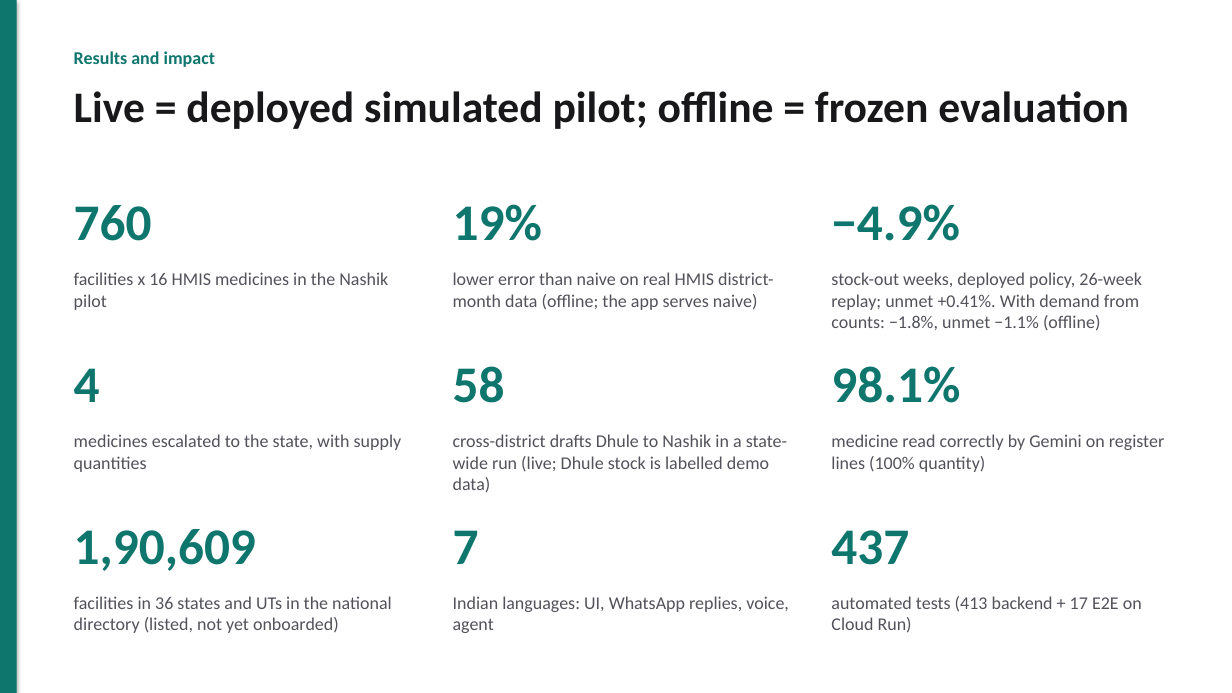
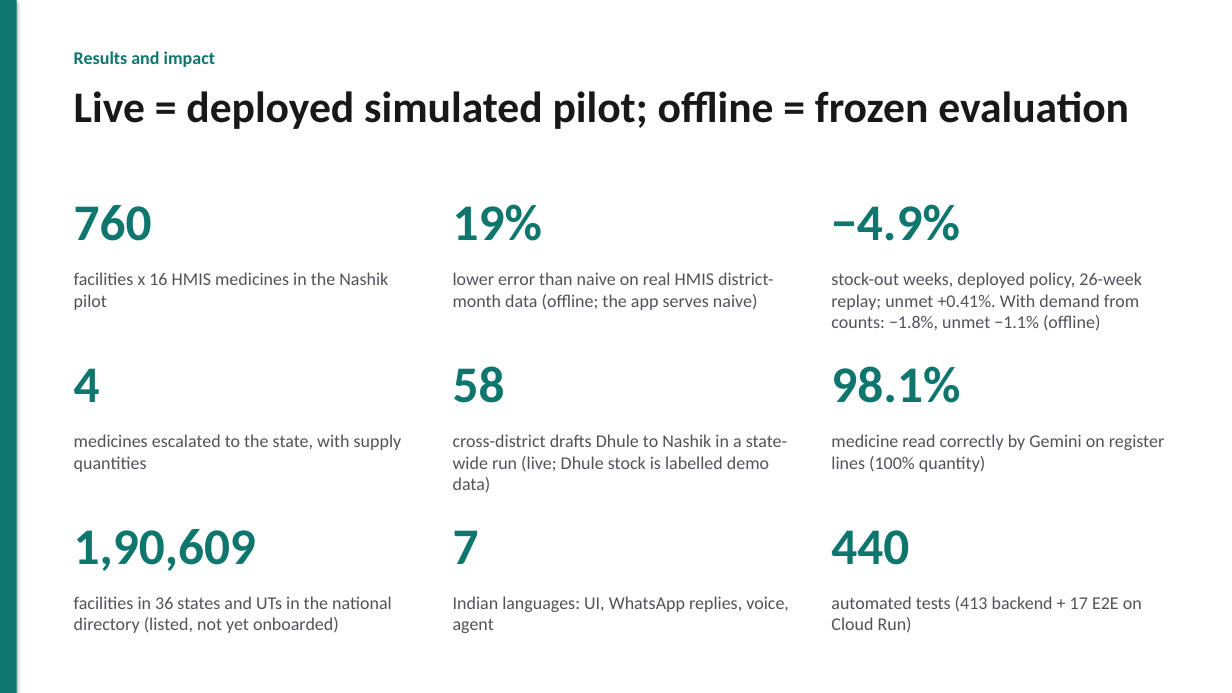
Before and after one commit to akshat333-debug/AushadhiNet, a slide deck: slide 9 of docs/pitch/AushadhiNet-pitch.pptx. Drawn at 1232x693 pixels with LibreOffice and Linux fonts; fonts in the diff are those of the drawing. Boxes give left, top, right and bottom in pixels: in the first picture for what was removed or moved away, otherwise in the second. Text is boxed around its words. In the diff, an @@ line names an element or a change of style, - is before the commit and + after.

```diff
--- a/docs/pitch/AushadhiNet-pitch.pptx
+++ b/docs/pitch/AushadhiNet-pitch.pptx
@@ text at (x1=831, y1=530, x2=909, y2=565): text changed @@
-437
+440
```
Also in this commit, not shown: 10 other files.
